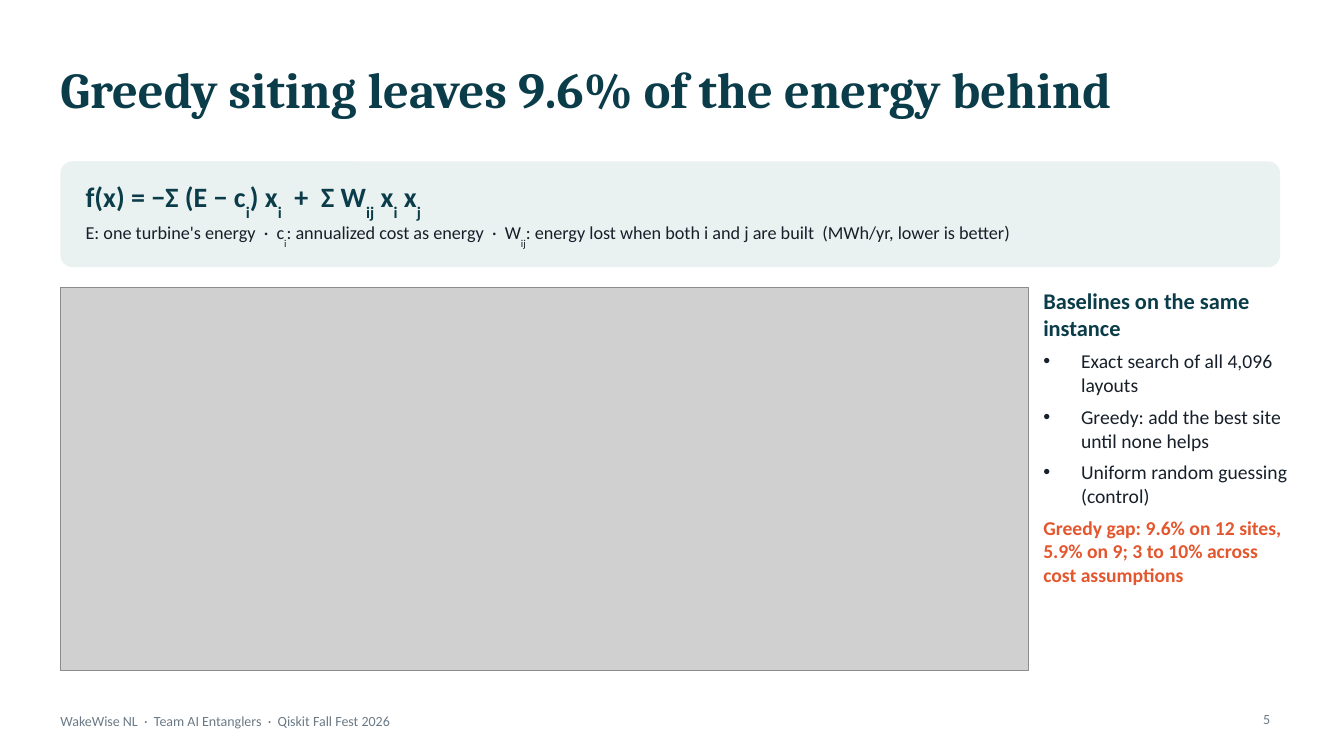
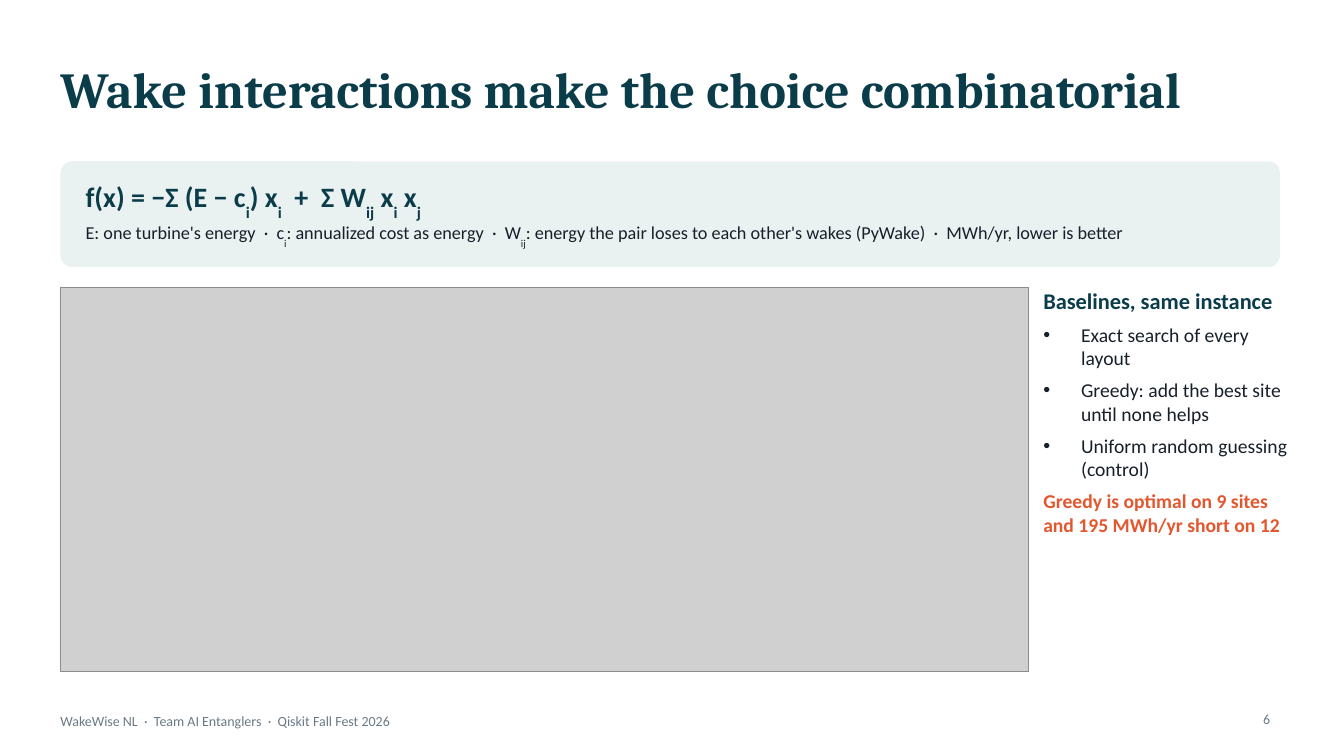
Before and after one commit to mrw-soumik/Qiskit-AI-Entanglers-, a slide deck: slide 6 of slides/WakeWise_NL_AI_Entanglers.pptx (slide 5 before the commit). Drawn at 1344x756 pixels with LibreOffice and Linux fonts; fonts in the diff are those of the drawing; grey boxes stand for pictures. Boxes give left, top, right and bottom in pixels: in the first picture for what was removed or moved away, otherwise in the second. Text is boxed around its words. In the diff, an @@ line names an element or a change of style, - is before the commit and + after.

```diff
--- a/slides/WakeWise_NL_AI_Entanglers.pptx
+++ b/slides/WakeWise_NL_AI_Entanglers.pptx
@@ title at (x1=60, y1=73, x2=1181, y2=109): text changed @@
-Greedy siting leaves 9.6% of the energy behind
+Wake interactions make the choice combinatorial
@@ text at (x1=86, y1=226, x2=1123, y2=242): text changed @@
-E: one turbine's energy · ci: annualized cost as energy · Wij: energy lost when both i and j are built (MWh/yr, lower is better)
+E: one turbine's energy · ci: annualized cost as energy · Wij: energy the pair loses to each other's wakes (PyWake) · MWh/yr, lower is better
@@ text at (x1=1043, y1=293, x2=1272, y2=368): text changed @@
-Baselines on the same instance
-• Exact search of all 4,096 layouts
+Baselines, same instance
+• Exact search of every layout
@@ text at (x1=1043, y1=494, x2=1280, y2=535): text changed @@
-Greedy gap: 9.6% on 12 sites, 5.9% on 9; 3 to 10% across cost assumptions
+Greedy is optimal on 9 sites and 195 MWh/yr short on 12
@@ page number at (x1=1263, y1=714, x2=1270, y2=724): text changed @@
-5
+6
```
Also in this commit, not shown: 10 other slides changed, 2 slides added, 11 other files.
